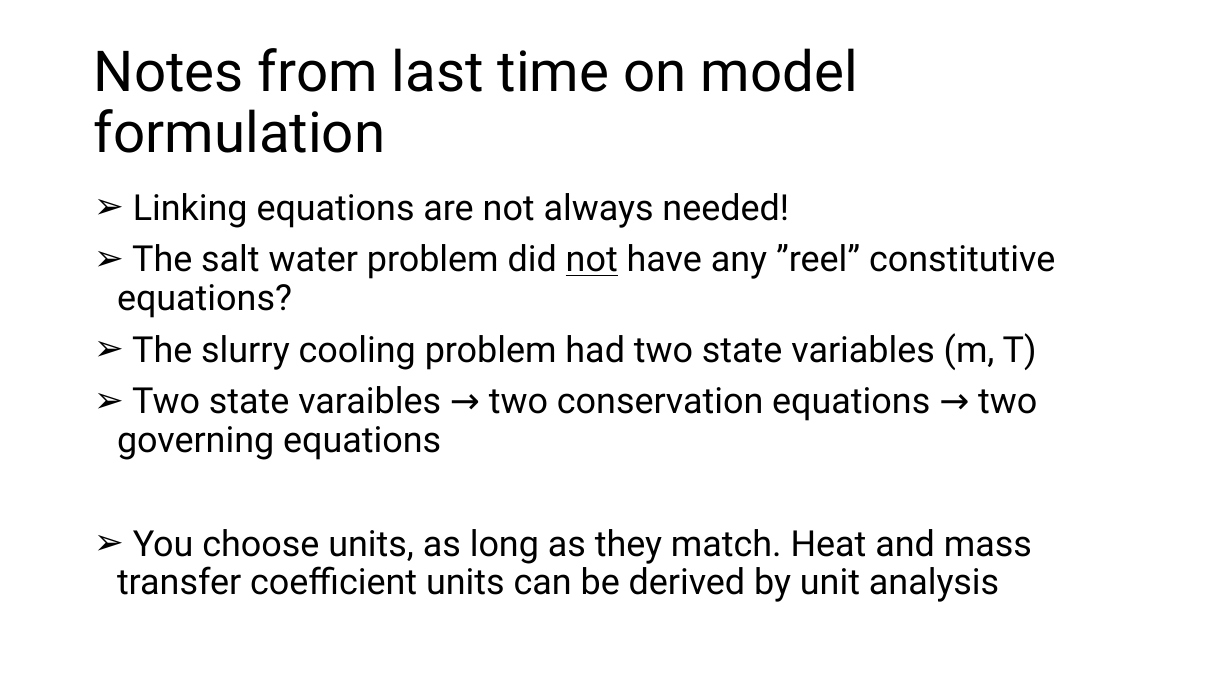
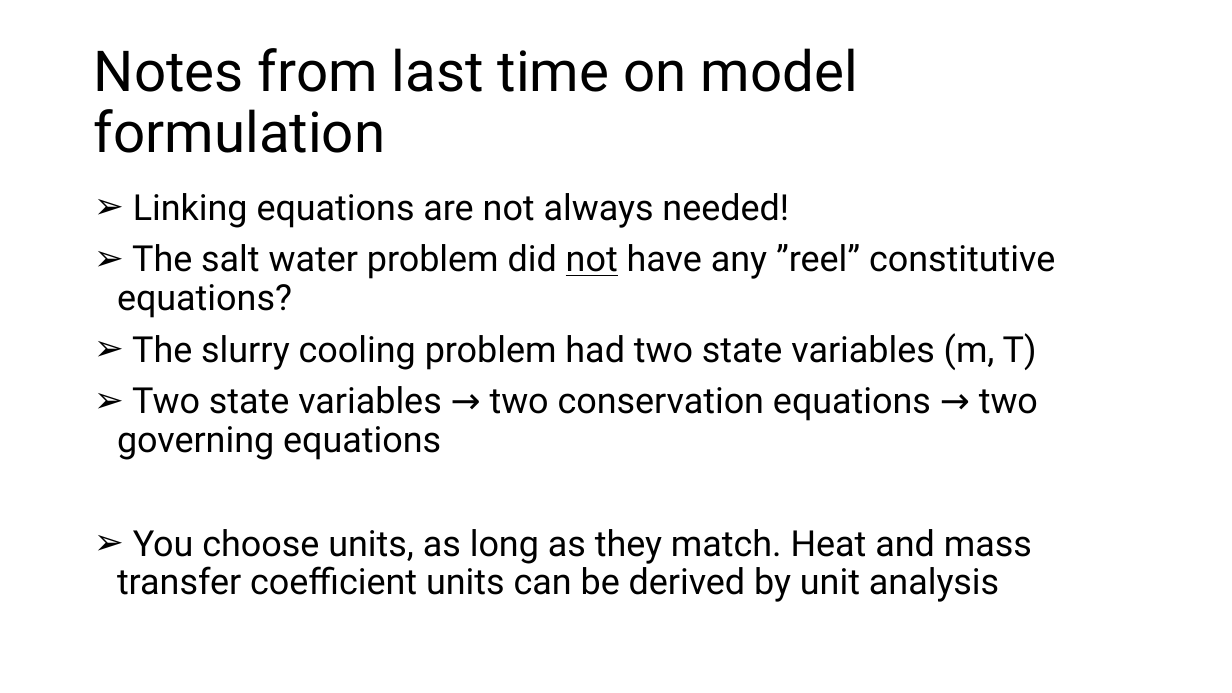
Before and after one commit to AU-BCE-EE/course-modelling-2026, a slide deck: slide 1 of classes/03-31-aug-solving-implementing/slides/solving-implementing.pptx. Drawn at 1232x693 pixels with LibreOffice and Linux fonts; fonts in the diff are those of the drawing. Boxes give left, top, right and bottom in pixels: in the first picture for what was removed or moved away, otherwise in the second. Text is boxed around its words. In the diff, an @@ line names an element or a change of style, - is before the commit and + after.

Commit message:
slide update

```diff
--- a/classes/03-31-aug-solving-implementing/slides/solving-implementing.pptx
+++ b/classes/03-31-aug-solving-implementing/slides/solving-implementing.pptx
@@ text at <box>117,386,1038,460</box>: text changed @@
-➢ Two state varaibles → two conservation equations → two governing equations
+➢ Two state variables → two conservation equations → two governing equations
```
Also in this commit, not shown: 2 other slides changed, 1 slide added, 16 other files.
